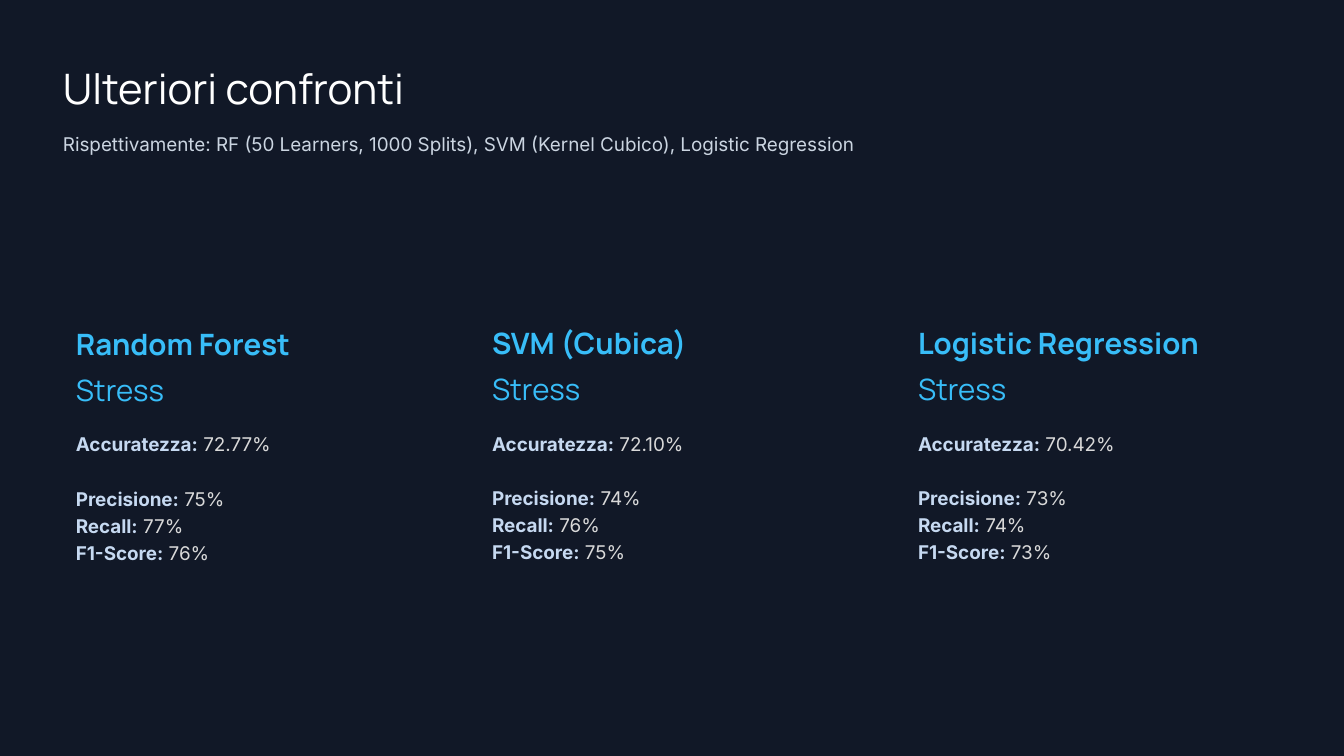
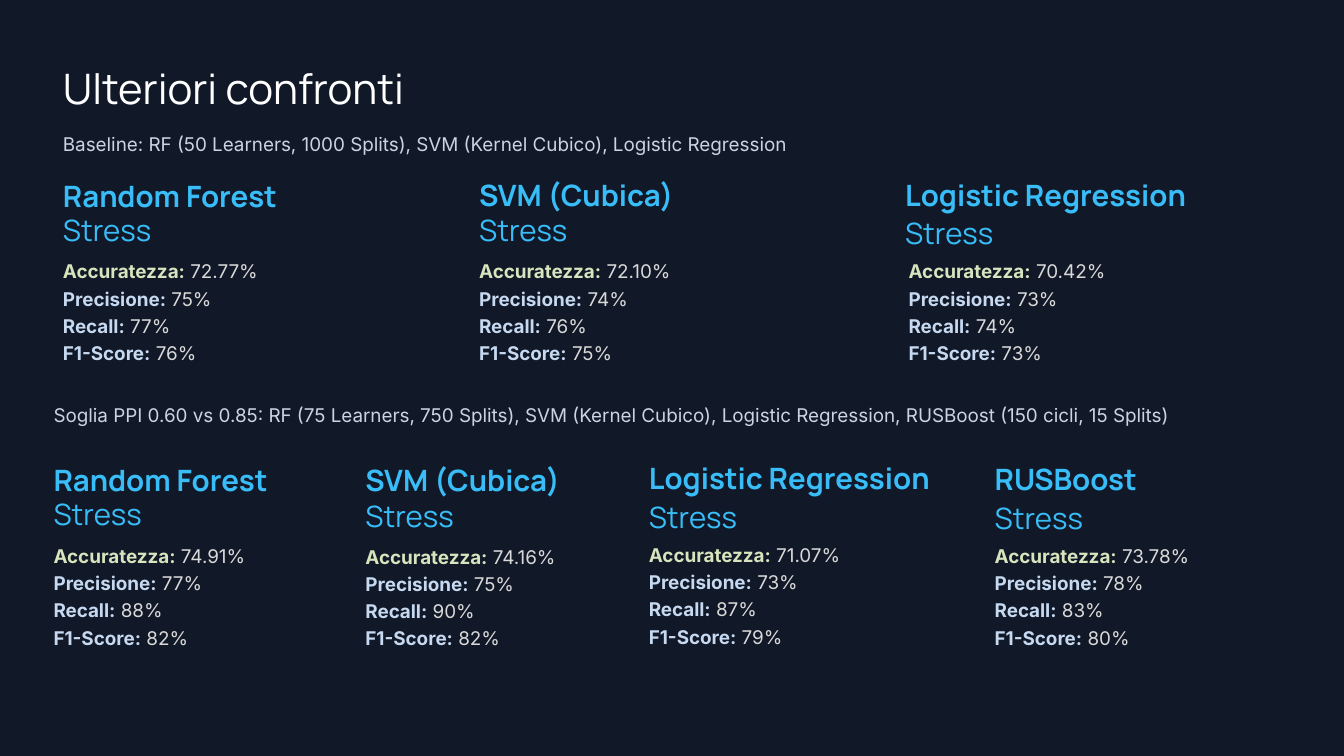
Before and after one commit to GABRYCA/ml-stress-rest, a slide deck: slide 10 of Progetto Interfacce Uomo-Macchina.pptx. Drawn at 1344x756 pixels with LibreOffice and Linux fonts; fonts in the diff are those of the drawing; background and template pictures are left out. Boxes give left, top, right and bottom in pixels: in the first picture for what was removed or moved away, otherwise in the second. Text is boxed around its words. In the diff, an @@ line names an element or a change of style, - is before the commit and + after.

```diff
--- a/Progetto Interfacce Uomo-Macchina.pptx
+++ b/Progetto Interfacce Uomo-Macchina.pptx
@@ text at (63, 135, 787, 155): text changed @@
-Rispettivamente: RF (50 Learners, 1000 Splits), SVM (Kernel Cubico), Logistic Regression
+Baseline: RF (50 Learners, 1000 Splits), SVM (Kernel Cubico), Logistic Regression
@@ 3 texts: place and size @@
-3 texts at (76, 329, 1199, 362)
+3 texts at (63, 181, 1186, 214)
@@ text "Stress": place and size @@
-text "Stress" at (76, 379, 164, 402)
+text "Stress" at (63, 219, 151, 242)
@@ text "Stress": place and size @@
-text "Stress" at (492, 378, 580, 401)
+text "Stress" at (479, 219, 567, 242)
@@ text "Stress": place and size @@
-text "Stress" at (918, 378, 1006, 401)
+text "Stress" at (905, 222, 993, 245)
@@ text at (63, 264, 257, 278): text colour #C6D9F1 to #D7E4BD in "Accuratezza:" @@
@@ text "Accuratezza: 72.77%": place and size @@
-text "Accuratezza: 72.77%" at (76, 437, 270, 560)
+text "Accuratezza: 72.77%" at (63, 264, 257, 361)
@@ text at (479, 264, 671, 279): text colour #C6D9F1 to #D7E4BD in "Accuratezza:" @@
@@ text "Accuratezza: 72.10%": place and size @@
-text "Accuratezza: 72.10%" at (492, 437, 683, 559)
+text "Accuratezza: 72.10%" at (479, 264, 671, 360)
@@ text "Accuratezza: 70.42%": place and size @@
-text "Accuratezza: 70.42%" at (918, 437, 1114, 560)
+text "Accuratezza: 70.42%" at (909, 264, 1105, 360)
@@ text at (909, 264, 1105, 279): text colour #C6D9F1 to #D7E4BD in "Accuratezza:" @@
@@ text added at (54, 406, 1168, 426), 13.5 pt, text #CBD5E1 @@
+Soglia PPI 0.60 vs 0.85: RF (75 Learners, 750 Splits), SVM (Kernel Cubico), Logistic Regression, RUSBoost (150 cicli, 15 Splits)
@@ text added at (54, 470, 268, 492), 21 pt, text #38BDF8, bold @@
+Random Forest
@@ text added at (365, 466, 560, 497), 21 pt, text #38BDF8, bold @@
+SVM (Cubica)
@@ text added at (649, 467, 930, 497), 21 pt, text #38BDF8, bold @@
+Logistic Regression
@@ text added at (995, 468, 1137, 491), 21 pt, text #38BDF8, bold @@
+RUSBoost
@@ text added at (54, 503, 142, 526), 21 pt, text #38BDF8 @@
+Stress
@@ text added at (365, 505, 453, 528), 21 pt, text #38BDF8 @@
+Stress
@@ text added at (649, 506, 737, 529), 21 pt, text #38BDF8 @@
+Stress
@@ text added at (995, 507, 1083, 530), 21 pt, text #38BDF8 @@
+Stress
@@ text added at (54, 549, 245, 645), 13.5 pt, text #C6D9F1, bold @@
+Accuratezza: 74.91%
+Precisione: 77%
+Recall: 88%
+F1-Score: 82%
@@ text added at (365, 550, 556, 645), 13.5 pt, text #C6D9F1, bold @@
+Accuratezza: 74.16%
+Precisione: 75%
+Recall: 90%
+F1-Score: 82%
@@ text added at (649, 548, 840, 645), 13.5 pt, text #C6D9F1, bold @@
+Accuratezza: 71.07%
+Precisione: 73%
+Recall: 87%
+F1-Score: 79%
@@ text added at (995, 549, 1189, 645), 13.5 pt, text #C6D9F1, bold @@
+Accuratezza: 73.78%
+Precisione: 78%
+Recall: 83%
+F1-Score: 80%
```
Also in this commit, not shown: 8 other slides changed, 1 slide added, 4 other files.
